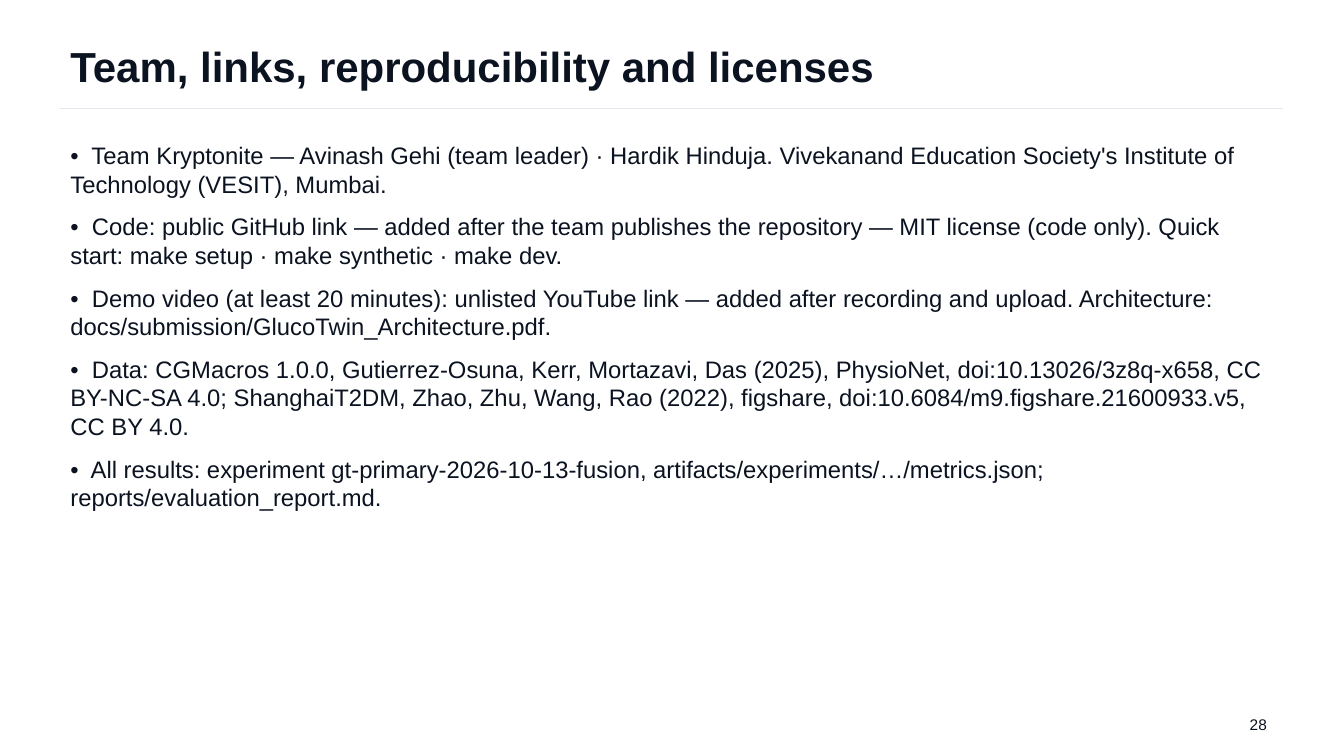
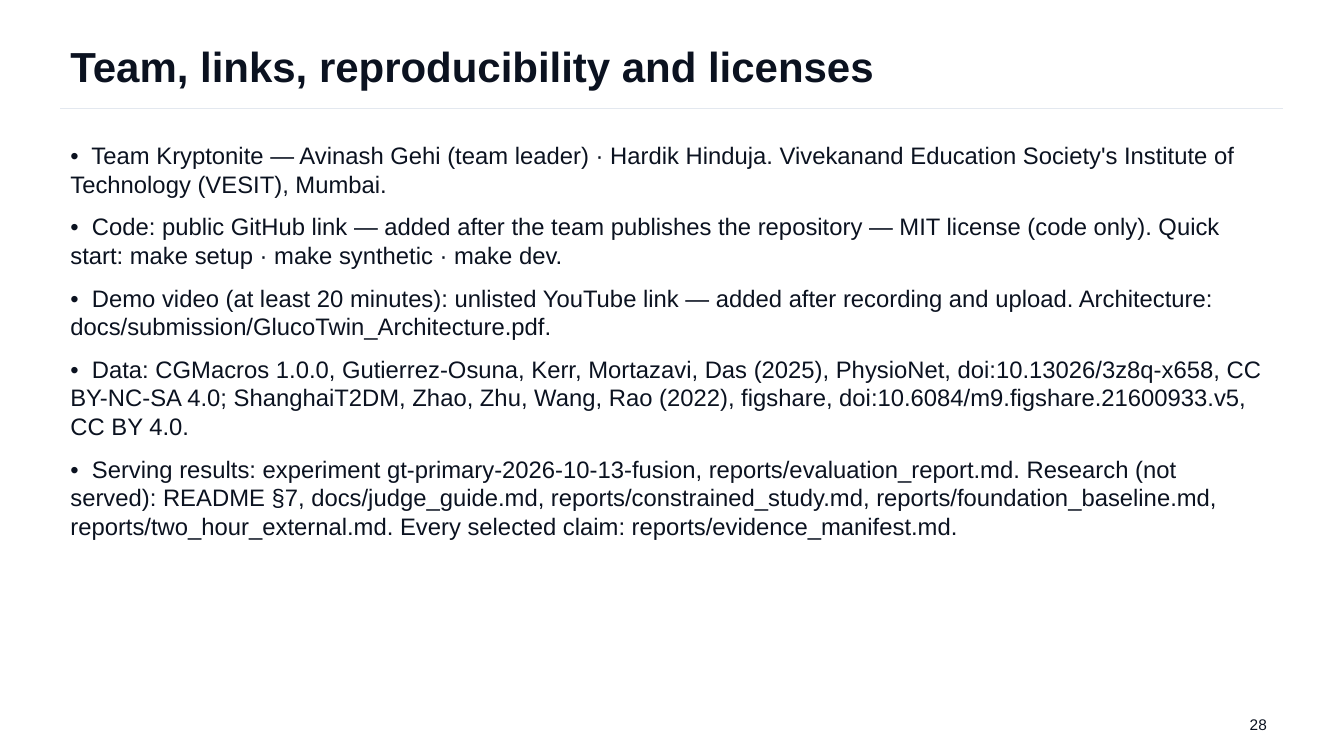
Before and after one commit to Avi36005/DigitalTwin-Challenge-Kryptonite, a slide deck: slide 28 of docs/submission/GlucoTwin_Presentation.pptx. Drawn at 1344x756 pixels with LibreOffice and Linux fonts; fonts in the diff are those of the drawing. Boxes give left, top, right and bottom in pixels: in the first picture for what was removed or moved away, otherwise in the second. Text is boxed around its words. In the diff, an @@ line names an element or a change of style, - is before the commit and + after.

```diff
--- a/docs/submission/GlucoTwin_Presentation.pptx
+++ b/docs/submission/GlucoTwin_Presentation.pptx
@@ text at (70, 460, 1216, 540): text changed @@
-• All results: experiment gt-primary-2026-10-13-fusion, artifacts/experiments/…/metrics.json; reports/evaluation_report.md.
+• Serving results: experiment gt-primary-2026-10-13-fusion, reports/evaluation_report.md. Research (not served): README §7, docs/judge_guide.md, reports/constrained_study.md, reports/foundation_baseline.md, reports/two_hour_external.md. Every selected claim: reports/evidence_manifest.md.
```
Also in this commit, not shown: 2 other slides changed, 8 other files.
